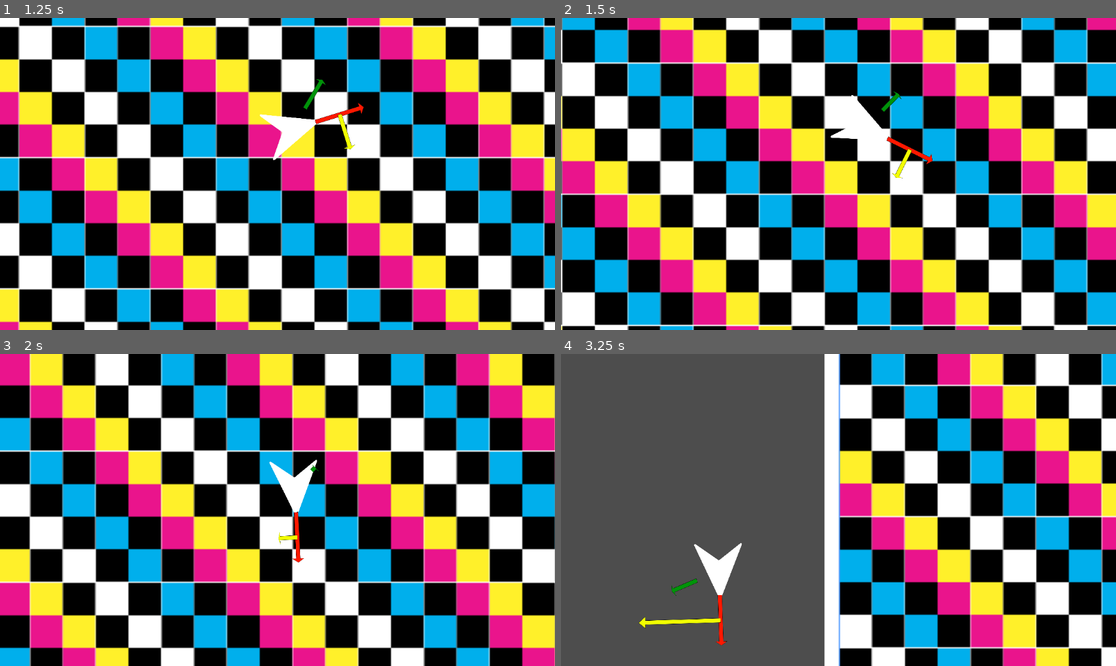
Above: before the commit, frames 1-4 (two rows, left to right).
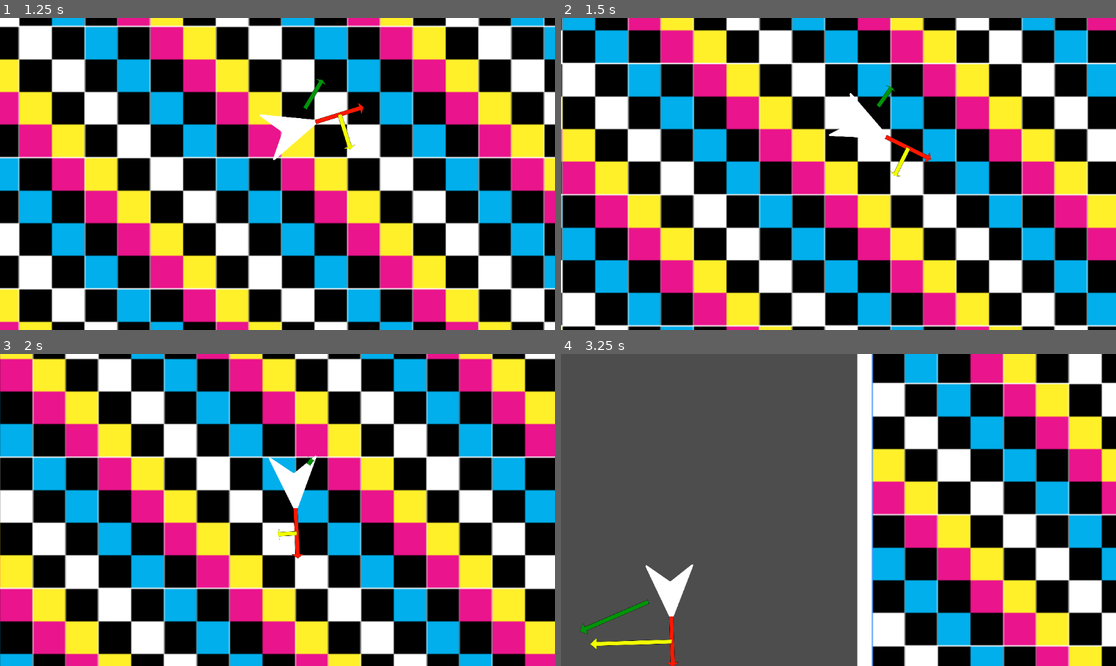
Above: after the commit, the same moments.

Repository: ParadoxArcher/Angle_Advantage
Game: Godot game, scene res://Scenes/GameScene.tscn
Same seed, same stepped clock (60 frames per second), same inputs: the game is played once before the commit and once after it.
Inputs:
- Up to frame 1 (1.25 s): tap Enter at 0.5 s; hold D (RotateRight) from 0.53 s (still down); hold W (Boost) from 0.53 s (still down)
- Up to frame 2 (1.5 s): release D (RotateRight) at 1.28 s; release W (Boost) at 1.28 s; hold S (Brake) from 1.28 s (still down); tap W (Boost) at 1.35 s
- Up to frame 3 (2 s): keep holding S (Brake)
- Up to frame 4 (3.25 s): release S (Brake) at 2.03 s; hold W (Boost) 2.03-2.78 s; hold D (RotateRight) from 2.03 s (still down); tap Space (Dodge) at 2.1 s; tap W (Boost) at 2.85 s

Frame 1 is identical in both runs. In frame 2, 11% of the frame differs, in the area x 0-100%, y 0-100%; in frame 3, 33%; in frame 4, 54%, in the area x 3-100%, y 0-100%.

Commit message:
vault backup: 2025-01-10 10:02:28

Diff:
--- a/zProject Files/Godot/Scripts/PlayerScript.gd
+++ b/zProject Files/Godot/Scripts/PlayerScript.gd
@@ -7,7 +7,7 @@
 @export var RotaAccel = [10.0, -.2, 10.0, 0.05] # {0: RotaAccel, 1: AccelEaseCurve, 2: RotaDecel, 3: DecelEaseCurve}
 
 ## Brake Variables
-@export var BrakeSpeedDecel = 3
+@export var BrakeSpeedDecel = 2.5
 
 ##Dodge Variables
 @export var DodgeMaxSpeed = [1.5, 100, -4] # {0: MaxSpeedMultiplier, 1: MaxSpeedDecel, 2: EaseCurve}
@@ -26,7 +26,7 @@
 #endregion
 
 func _physics_process(delta):
-	var MoveInput = Vector2(Input.get_action_strength("RotateRight") - Input.get_action_strength("RotateLeft"), Input.get_action_strength("Boost") - Input.get_action_strength("Braking"))
+	var MoveInput = Vector2(Input.get_action_strength("RotateRight") - Input.get_action_strength("RotateLeft"), Input.get_action_strength("Boost") - Input.get_action_strength("Brake"))
 	var AccelRate
 
 	#region Rotation
@@ -49,8 +49,8 @@
 	#endregion
 
 	#region Brake
-
-	if MoveInput.y <= .75:
+	print(MoveInput.y)
+	if MoveInput.y <= -.75:
 		AccelRate = BrakeSpeedDecel
 
 
Not shown, changed: .obsidian/workspace.json
